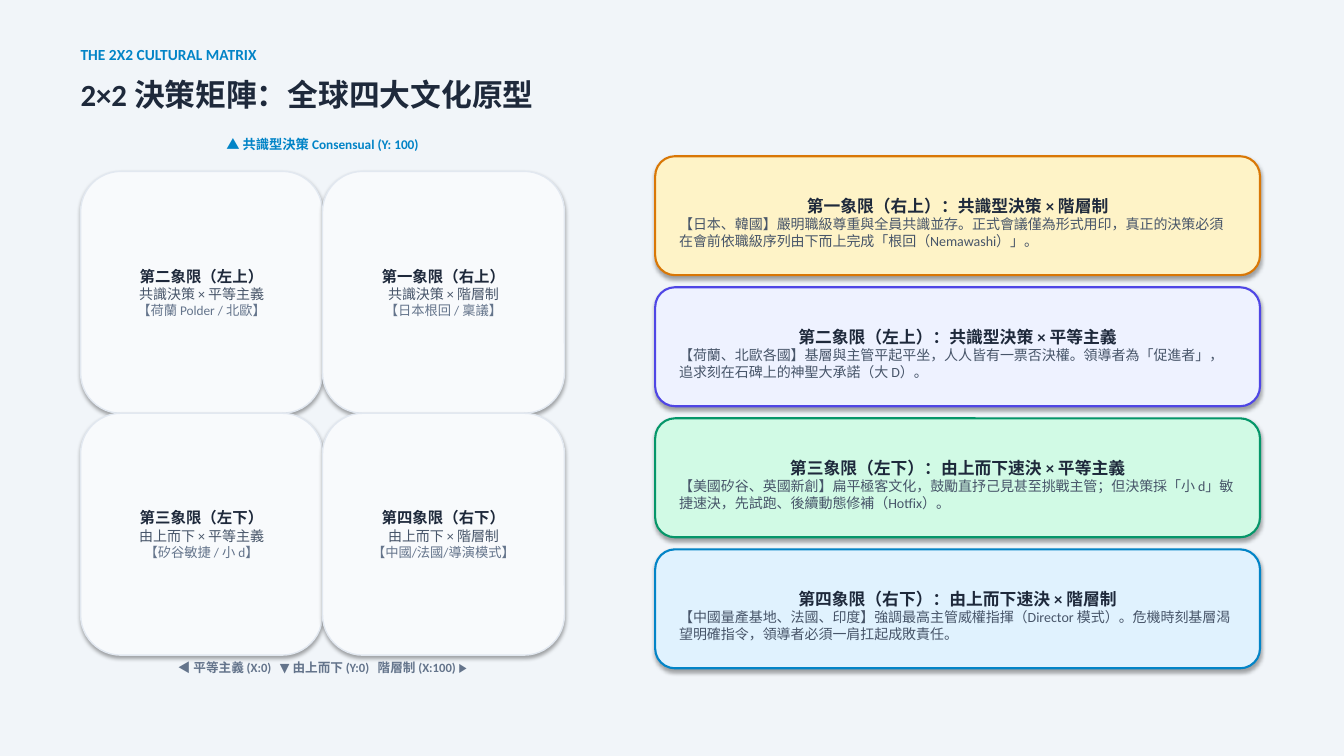
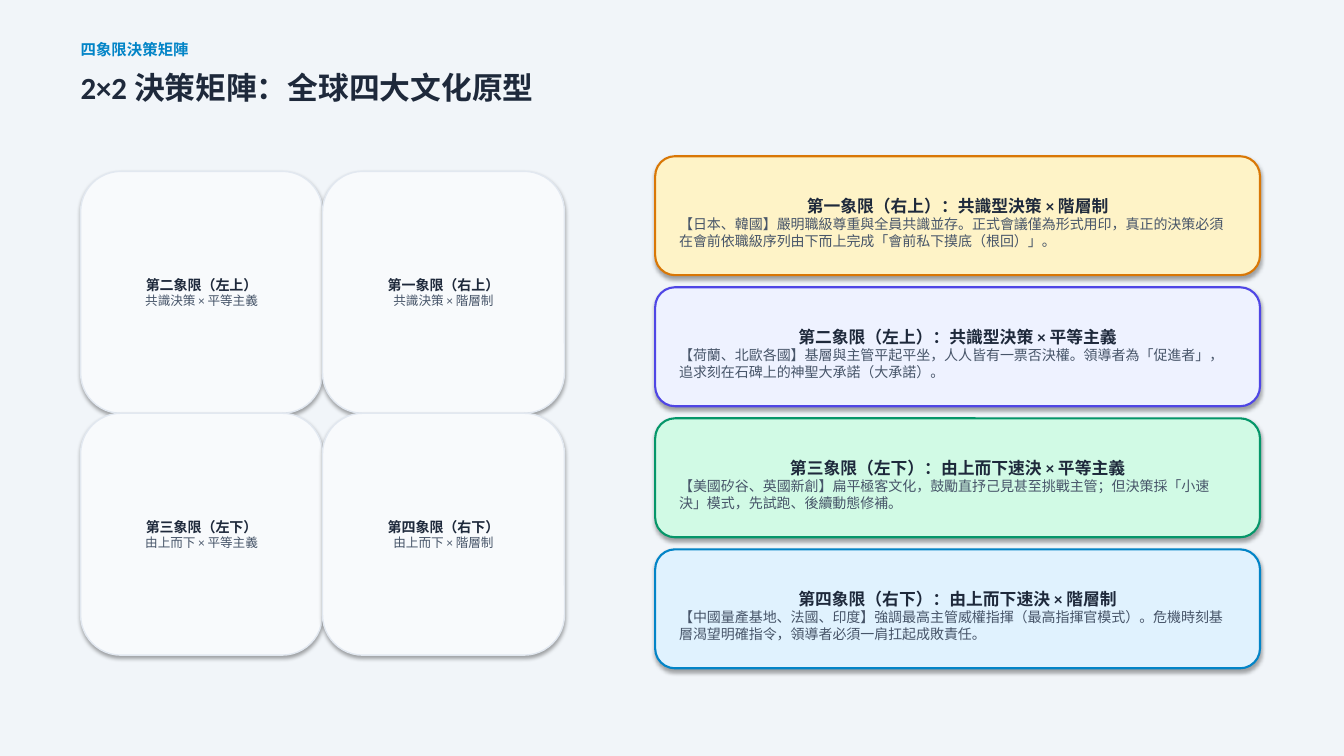
Before and after one commit to routerdd1818-tech/OB, a slide deck: slide 3 of 誰是文化王_備案簡報_Who_Is_Culture_King.pptx. Drawn at 1344x756 pixels with LibreOffice and Linux fonts; fonts in the diff are those of the drawing. Boxes give left, top, right and bottom in pixels: in the first picture for what was removed or moved away, otherwise in the second. Text is boxed around its words. In the diff, an @@ line names an element or a change of style, - is before the commit and + after.

```diff
--- a/誰是文化王_備案簡報_Who_Is_Culture_King.pptx
+++ b/誰是文化王_備案簡報_Who_Is_Culture_King.pptx
@@ text at [81,42,189,57]: text changed @@
-THE 2X2 CULTURAL MATRIX
+四象限決策矩陣
@@ text "2×2 決策矩陣：全球四大文化原型": place and size @@
-text "2×2 決策矩陣：全球四大文化原型" at [81,79,534,109]
+text "2×2 決策矩陣：全球四大文化原型" at [81,72,534,102]
@@ text removed at [243,138,418,151] @@
-▲ 共識型決策 Consensual (Y: 100)
@@ rounded rectangle "第二象限（左上）" at [81,171,323,413]: size 11 to 10 pt in "第二象限（左上）"; size 10 to 9 pt in "共識決策 × 平等主義" @@
@@ rounded rectangle "第一象限（右上）" at [323,171,565,413]: size 11 to 10 pt in "第一象限（右上）"; size 10 to 9 pt in "共識決策 × 階層制" @@
@@ text in rounded rectangle at [679,217,1223,247]: text changed @@
-【日本、韓國】嚴明職級尊重與全員共識並存。正式會議僅為形式用印，真正的決策必須在會前依職級序列由下而上完成「根回（Nemawashi）」。
+【日本、韓國】嚴明職級尊重與全員共識並存。正式會議僅為形式用印，真正的決策必須在會前依職級序列由下而上完成「會前私下摸底（根回）」。
@@ text in rounded rectangle at [385,304,502,316]: paragraph removed @@
-【日本根回 / 稟議】
@@ text in rounded rectangle at [679,348,1223,378]: text changed @@
-【荷蘭、北歐各國】基層與主管平起平坐，人人皆有一票否決權。領導者為「促進者」，追求刻在石碑上的神聖大承諾（大 D）。
+【荷蘭、北歐各國】基層與主管平起平坐，人人皆有一票否決權。領導者為「促進者」，追求刻在石碑上的神聖大承諾（大承諾）。
@@ text in rounded rectangle at [81,413,323,655]: paragraph removed @@
-【矽谷敏捷 / 小 d】
@@ rounded rectangle "第三象限（左下）" at [81,413,323,655]: size 11 to 10 pt in "第三象限（左下）"; size 10 to 9 pt in "由上而下 × 平等主義" @@
@@ rounded rectangle "第四象限（右下）" at [323,413,565,655]: size 11 to 10 pt in "第四象限（右下）"; size 10 to 9 pt in "由上而下 × 階層制" @@
@@ text in rounded rectangle at [679,479,1209,509]: text changed @@
-【美國矽谷、英國新創】扁平極客文化，鼓勵直抒己見甚至挑戰主管；但決策採「小 d」敏捷速決，先試跑、後續動態修補（Hotfix）。
+【美國矽谷、英國新創】扁平極客文化，鼓勵直抒己見甚至挑戰主管；但決策採「小速決」模式，先試跑、後續動態修補。
@@ text in rounded rectangle at [145,546,258,558]: paragraph removed @@
-【荷蘭 Polder / 北歐】
@@ text in rounded rectangle at [372,546,515,558]: paragraph removed @@
-【中國/法國/導演模式】
@@ text in rounded rectangle at [679,610,1223,640]: text changed @@
-【中國量產基地、法國、印度】強調最高主管威權指揮（Director 模式）。危機時刻基層渴望明確指令，領導者必須一肩扛起成敗責任。
+【中國量產基地、法國、印度】強調最高主管威權指揮（最高指揮官模式）。危機時刻基層渴望明確指令，領導者必須一肩扛起成敗責任。
@@ text removed at [193,661,455,674] @@
-◀ 平等主義 (X:0) ▼ 由上而下 (Y:0) 階層制 (X:100) ▶
```
Also in this commit, not shown: 14 other slides changed, 9 other files.
